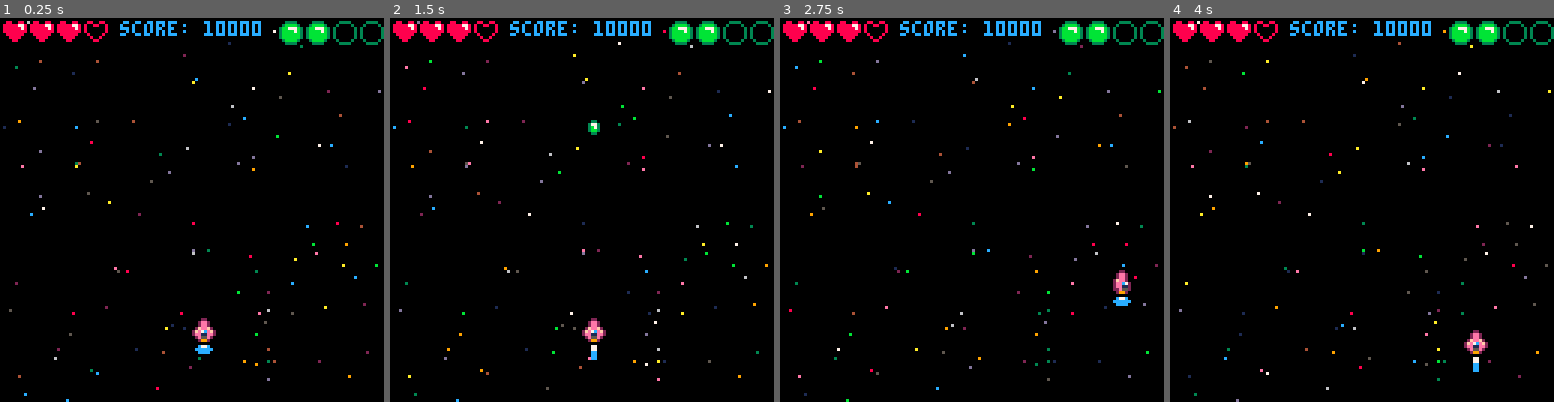
Above: before the commit, frames 1-4 (left to right).
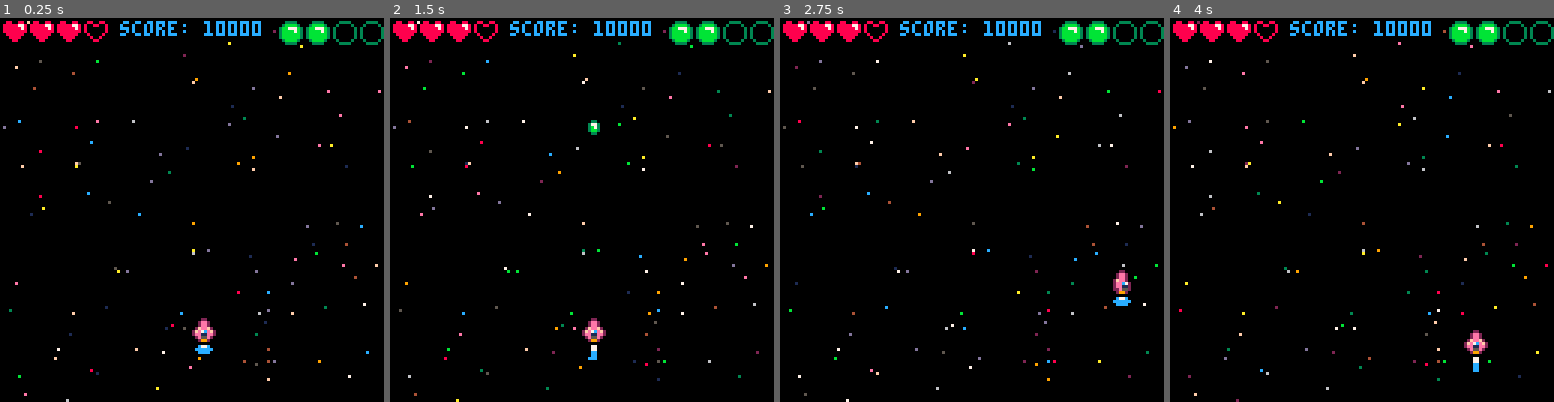
Above: after the commit, the same moments.

Repository: CalebmKopp/shmuptut
Game: PICO-8 cartridge ep7-homework/shmup_glittering.p8
The game is run twice, just before and just after one commit, with the same random seed, the same clock (stepped at 60 frames per second) and the same inputs.
Inputs:
- Up to frame 1 (0.25 s): no input
- Up to frame 2 (1.5 s): tap X (X key) at 0.33, 1.07 s
- Up to frame 3 (2.75 s): hold Right 1.6-2.1 s; tap X (X key) at 1.85 s; hold Up 2.15-2.42 s; hold Right from 2.47 s (still down)
- Up to frame 4 (4 s): tap X (X key) at 2.97 s; release Right at 3.03 s; hold Left 3.08-3.58 s; hold Down 3.63-3.97 s

The runs differ from the first frame. In frame 1, 0.6% of the frame differs, in the area x 0-100%, y 0-100%; in frame 2, 0.6%; in frame 3, 0.6%; in frame 4, 0.6%.

Commit message:
making static rand colors, and flashing rand colors of stars

Diff:
--- a/ep7-homework/shmup.p8
+++ b/ep7-homework/shmup_glittering.p8
@@ -163,7 +163,7 @@
 function starfield()
 
 	for i=1,#starx do
-		rand_color=flr(rnd(14))+1
+		rand_color=flr(rnd(15))+1
 		pset(starx[i],stary[i],rand_color)
 	end
 end
--- /dev/null
+++ b/ep7-homework/shmup_static_random_star_colors.p8
@@ -0,0 +1,240 @@
+pico-8 cartridge // http://www.pico-8.com
+version 42
+__lua__
+function _init()
+	-- this is called once at start
+	cls(0)
+	xship = 64
+	yship = 100
+
+	xshipspd=0
+	yshipspd=0
+
+	shipspr=36
+	boostspr=6
+
+	bullx=-20
+	bully=-20
+	bullspd=5
+	bullspr=24
+
+	muzzle=0
+
+	score=10000
+	lives=3
+	bombs=2
+
+	starx={}
+	stary={}
+	starc={}
+
+	for i=1,110 do
+		add(starx,flr(rnd(128)))
+		add(stary,flr(rnd(128)))
+		add(starc,flr(rnd(15))+1)
+	end
+
+	t=0
+end
+
+function _update()
+	-- update is for gameplay
+	--	 (hard 30 fps always)
+	t+=1
+	--controls
+	xshipspd=0
+	yshipspd=0
+	shipspr=36
+
+ --move left
+	if btn(0) then
+		shipspr=52
+		xshipspd=-2
+	end
+
+	--move right
+	if btn(1) then
+		shipspr=20
+		xshipspd=2
+	end
+
+	--move up
+	if btn(2) then
+		yshipspd=-2
+	end
+
+
+	--move down
+	if btn(3) then
+		yshipspd=2
+	end
+
+	--shoot
+	if btnp(5) then
+		bullx=xship
+		bully=yship-1
+		sfx(1)
+		muzzle=4
+	end
+
+	--change ship draw coords
+	xship = xship + xshipspd
+	yship = yship + yshipspd
+
+	--move the bullet
+	bully=bully-bullspd
+
+	--animate flame
+	boostspr+=1
+	if boostspr>10 then
+		boostspr=6
+	end
+
+	--animate muzzle flash
+	if muzzle>0 then
+		muzzle-=1
+	end
+
+	--animate bullet sprite
+--	if (t%10) > 4 then
+--		bullspr=26
+--	else
+--		bullspr=24
+--	end
+	bullspr+=1
+	if bullspr>27 then
+		bullspr=24
+	end
+
+	--checking if we hit edge
+	if xship > 120 then
+		xship=0
+	end
+	if xship < 0 then
+		xship=120
+	end
+	if yship > 120 then
+		yship=0
+	end
+	if yship < 0 then
+		yship=120
+	end
+end
+
+function _draw()
+	-- draw is called when a frame
+	--  drawn to the screen
+	--  (30 fps attempted)
+	cls(0)
+	starfield()
+	-- the ship should always be
+	-- 	the last thing drawn
+	spr(shipspr, xship, yship)
+	spr(boostspr, xship, yship+8)
+
+	-- conditionally drawn
+	-- draw bullet
+	spr(bullspr, bullx, bully)
+	if muzzle>0 then
+		circfill(xship+3,yship-2,muzzle,7)
+		circfill(xship+4,yship-2,muzzle,7)
+	end
+
+	-- health ui
+	print("score: "..score, 40,1,12)
+
+	for i=1,4 do
+		if lives>=i then
+			spr(74,(i*9)-8,1)
+		else
+			spr(91,(i*9)-8,1)
+		end
+	end
+
+	for i=1,4 do
+		if bombs>=i then
+			spr(76,(i*9)+84,1)
+		else
+			spr(93,(i*9)+84,1)
+		end
+	end
+
+end
+
+-->8
+function starfield()
+
+	for i=1,#starx do
+		pset(starx[i],stary[i],starc[i])
+	end
+end
+…(63 lines of a section not shown)…
+__gff__
+0001000000000000000000000000000000000000000000000000000000000000000000000000000000000000000000000000000000000000000000000000000001010001010001010000000000000000010100010100010100000000000000000000808000808000808000000000000000008080008080008080000000000000
+0000000000000000000000000000000000000000000000000000000000000000000000000000000000000000000000000000000000000000000000000000000000000000000000000000000000000000000000000000000000000000000000000000000000000000000000000000000000000000000000000000000000000000
+…(4 lines of a section not shown)…
Not shown, changed: 63 lines of the sprite sheet (__gfx__) section of ep7-homework/shmup_static_random_star_colors.p8
Not shown, changed: the sound effects (__sfx__) section of ep7-homework/shmup_static_random_star_colors.p8
